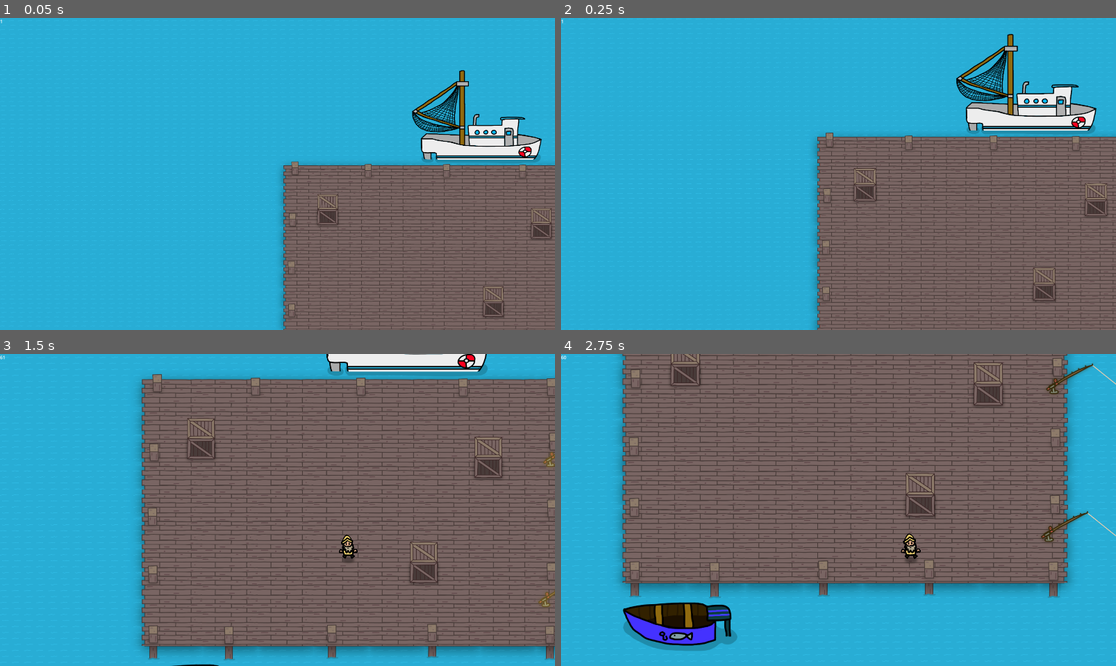
Above: before the commit, frames 1-4 (two rows, left to right).
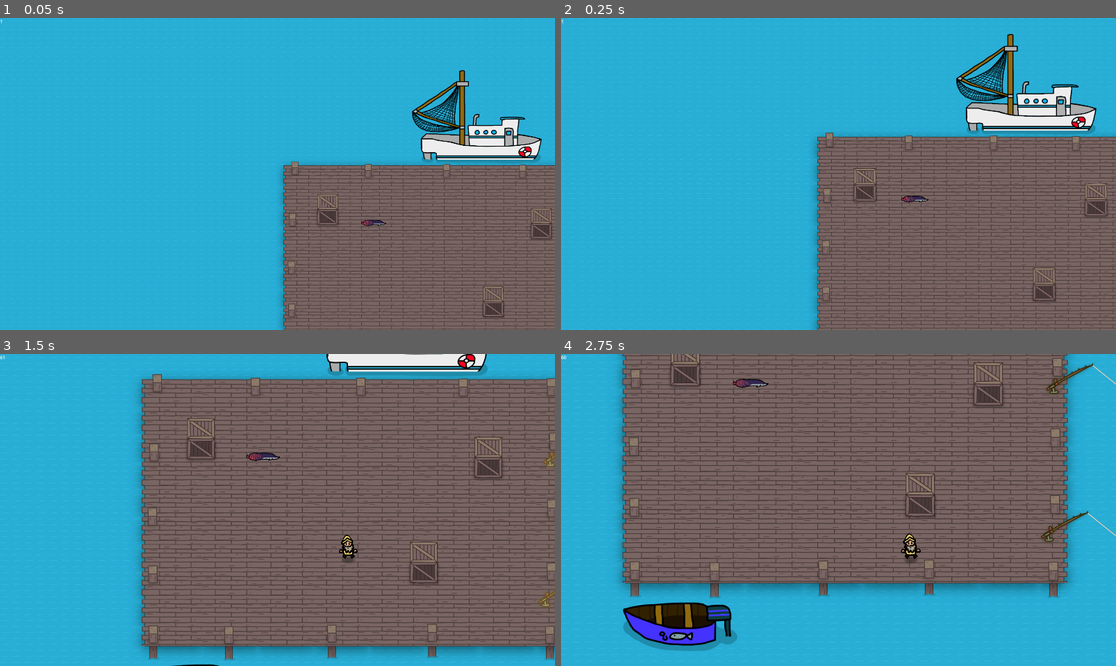
Above: after the commit, the same moments.

Repository: ZevDev54/FishermansWhar
Game: Godot game, scene res://Scenes/GameContainer.tscn
The game is run twice, just before and just after one commit, with the same random seed, the same clock (stepped at 60 frames per second) and the same inputs.
Inputs:
- Up to frame 1 (0.05 s): no input
- Up to frame 2 (0.25 s): no input
- Up to frame 3 (1.5 s): hold D (move_right) 0.53-1.28 s; tap Space (join) at 0.6 s; hold S (move_down) from 1.28 s (still down); tap E (pickup) at 1.35 s
- Up to frame 4 (2.75 s): release S (move_down) at 2.03 s; hold D (move_right) from 2.03 s (still down); tap Space (join) at 2.1 s

The runs differ from the first frame. In frame 1, less than 0.1% of the frame differs, in the area x 65-70%, y 64-67%; in frame 2, less than 0.1%; in frame 3, 0.1%; in frame 4, 0.1%, in the area x 30-38%, y 8-11%.

Commit message:
Add explosions! :0 and shorten player hit effect

Diff:
--- a/Scenes/DestroyAfterTime.gd
+++ b/Scenes/DestroyAfterTime.gd
@@ -1,9 +1,14 @@
-extends Node2D
+extends Node
 
+@export var destroy_target : Node
 @export var destroy_time := 3.0;
 
 
 func _process(delta):
 	destroy_time -= delta;
 	if destroy_time <= 0:
-		queue_free()
+		if(destroy_target):
+			destroy_target.queue_free()
+		else:
+			print("no destroy target, destroying self..")
+			queue_free()
--- /dev/null
+++ b/Scenes/ExplosionDamager.gd
@@ -0,0 +1,50 @@
+extends DamageSource
+class_name ExplosionDamager
+
+@export var damage_area : Area2D;
+
+@export var particles : GPUParticles2D
+
+@export var damage_pulse_rate = 0.2;
+var damage_pulse_timer := 0.0;
+
+@export var active_time = 1.0;
+
+func _ready():
+	pass
+
+
+func _process(delta):
+	if damage_pulse_timer >= 0:
+		damage_pulse_timer -= delta;
+	else:
+		damage_pulse_timer = damage_pulse_rate;
+		damage_overlapping();
+
+	if active_time >= 0:
+		active_time -= delta;
+	else:
+		queue_free();
+
+
+
+
+func damage_overlapping():
+	particles.emitting = true;
+	var contacts = damage_area.get_overlapping_areas();
+	# print(str(contacts))
+
+	for contact in contacts:
+		var hurt = contact as HurtBox
+		if hurt:
+			deal_damage(hurt.damageable)
+			print("dealt damage to: "+str(hurt))
+
+func deal_damage(damageable : Damageable) -> bool:
+	var result : HitEvent = damageable.take_damage(damage, unique_id_source)
+
+
+
+	if(result.damage == 0): return false;
+
+	return true;
--- a/Scenes/TrackingProjectile.gd
+++ b/Scenes/TrackingProjectile.gd
@@ -1,6 +1,7 @@
 extends Projectile
 
 var heading;
+
 
 
 func _physics_process(delta):
@@ -12,4 +13,16 @@
 	var hit_fx_instance = hit_fx.instantiate()
 	hit_fx_instance.global_position = rigidbody.position;
 	Singletons.Projectiles.add_projectile_child(hit_fx_instance)
+
+	var explosion = hit_fx_instance as ExplosionDamager;
+	if(explosion):
+		explosion.unique_id_source = unique_id_source
+	else:
+		print("You done goof, hitfx is not explosion!")
 	queue_free();
+
+func _on_area_2d_area_entered(area:Area2D):
+	var hurtbox = (area as HurtBox) # area as HitBox
+
+	if(hurtbox):
+		hit_behavior();
--- a/Scenes/arapaima_projectile.tscn
+++ b/Scenes/arapaima_projectile.tscn
@@ -1,8 +1,8 @@
 [gd_scene load_steps=30 format=3 uid="uid://0ehk8qer6v1o"]
 
 [ext_resource type="Script" path="res://Scenes/TrackingProjectile.gd" id="1_0v26v"]
-[ext_resource type="PackedScene" uid="uid://7rg4wsra1m3o" path="res://Scenes/hit_fx.tscn" id="2_eb4ai"]
 [ext_resource type="Texture2D" uid="uid://cg41s5ymwfqst" path="res://Sprites/Bullets/BulletColor.png" id="2_facvu"]
+[ext_resource type="PackedScene" uid="uid://br7nspcnwu6y4" path="res://Scenes/explosion.tscn" id="2_gjxvm"]
 [ext_resource type="Script" path="res://Scenes/SmoothGraphics.gd" id="3_ig256"]
 [ext_resource type="Texture2D" uid="uid://buymndvyoj20x" path="res://Sprites/Bullets/TrackingBullet/BulletInside.png" id="4_7oh42"]
 [ext_resource type="Shader" path="res://Scenes/ColorBlend.gdshader" id="5_c4lfc"]
@@ -74,6 +74,23 @@
 "transitions": PackedFloat32Array(1),
 "update": 0,
 "values": [0.0]
+}
+
+[sub_resource type="Animation" id="Animation_6ub1m"]
+resource_name = "SwayingBullet"
+length = 0.4
+loop_mode = 1
+tracks/0/type = "value"
+tracks/0/imported = false
+tracks/0/enabled = true
+tracks/0/path = NodePath("..:rotation")
+tracks/0/interp = 4
+tracks/0/loop_wrap = true
+tracks/0/keys = {
+"times": PackedFloat32Array(0, 0.1, 0.2, 0.3),
+"transitions": PackedFloat32Array(1, 1, 1, 1),
+"update": 0,
+"values": [0.0, 0.0872665, 0.0, -0.0872665]
 }
 
 [sub_resource type="Animation" id="Animation_wkgql"]
@@ -105,22 +122,17 @@
 "update": 0,
 "values": [0.0, 1.0]
 }
-
-[sub_resource type="Animation" id="Animation_6ub1m"]
-resource_name = "SwayingBullet"
-length = 0.4
-loop_mode = 1
-tracks/0/type = "value"
-tracks/0/imported = false
-tracks/0/enabled = true
-tracks/0/path = NodePath("..:rotation")
-tracks/0/interp = 4
-tracks/0/loop_wrap = true
-tracks/0/keys = {
-"times": PackedFloat32Array(0, 0.1, 0.2, 0.3),
-"transitions": PackedFloat32Array(1, 1, 1, 1),
-"update": 0,
-"values": [0.0, 0.0872665, 0.0, -0.0872665]
+tracks/2/type = "value"
+tracks/2/imported = false
+tracks/2/enabled = true
+tracks/2/path = NodePath("..:rotation")
+tracks/2/interp = 1
+tracks/2/loop_wrap = true
+tracks/2/keys = {
+"times": PackedFloat32Array(0, 0.05, 0.15),
+"transitions": PackedFloat32Array(1, 1, 1),
+"update": 0,
+"values": [0.0, 0.0349066, -0.0349066]
 }
 
 [sub_resource type="AnimationLibrary" id="AnimationLibrary_yfgbt"]
@@ -193,7 +205,7 @@
 script = ExtResource("1_0v26v")
 gfx = NodePath("GFX/GFXScale/Node/FlatRotation")
 rigidbody = NodePath(".")
-hit_fx = ExtResource("2_eb4ai")
+hit_fx = ExtResource("2_gjxvm")
 
 [node name="GFX" type="Node2D" parent="."]
 
@@ -215,28 +227,32 @@
 max_move_amount = 60.0
 
 [node name="FlatRotation" type="Node2D" parent="GFX/GFXScale/Node"]
-
-[node name="ProjectileColorer" type="Node2D" parent="GFX/GFXScale/Node/FlatRotation"]
+rotation = 0.0316053
+
+[node name="Rotationhandle" type="Node2D" parent="GFX/GFXScale/Node/FlatRotation"]
+
+[node name="ProjectileColorer" type="Node2D" parent="GFX/GFXScale/Node/FlatRotation/Rotationhandle"]
 z_index = 6
 scale = Vector2(0.2, 0.2)
 
-[node name="fill" type="Sprite2D" parent="GFX/GFXScale/Node/FlatRotation/ProjectileColorer"]
+[node name="fill" type="Sprite2D" parent="GFX/GFXScale/Node/FlatRotation/Rotationhandle/ProjectileColorer"]
 position = Vector2(0, 1.25)
 scale = Vector2(1, 1.07143)
 texture = ExtResource("4_7oh42")
 
-[node name="outline" type="Sprite2D" parent="GFX/GFXScale/Node/FlatRotation/ProjectileColorer"]
+[node name="outline" type="Sprite2D" parent="GFX/GFXScale/Node/FlatRotation/Rotationhandle/ProjectileColorer"]
 material = SubResource("ShaderMaterial_hye3s")
 texture = ExtResource("6_odkca")
 
-[node name="AnimationPlayer" type="AnimationPlayer" parent="GFX/GFXScale/Node/FlatRotation/ProjectileColorer"]
+[node name="AnimationPlayer" type="AnimationPlayer" parent="GFX/GFXScale/Node/FlatRotation/Rotationhandle/ProjectileColorer"]
 libraries = {
 "": SubResource("AnimationLibrary_yfgbt")
 }
 autoplay = "bullet_flashing"
 
-[node name="GPUParticles2D" type="GPUParticles2D" parent="GFX/GFXScale/Node/FlatRotation"]
+[node name="GPUParticles2D" type="GPUParticles2D" parent="GFX/GFXScale/Node/FlatRotation/Rotationhandle"]
 position = Vector2(-8, 0)
+scale = Vector2(1, 1)
 amount = 64
 process_material = SubResource("ParticleProcessMaterial_jdent")
 texture = ExtResource("7_djo87")
--- a/Scenes/explosion.tscn
+++ b/Scenes/explosion.tscn
@@ -1,6 +1,7 @@
-[gd_scene load_steps=11 format=3 uid="uid://br7nspcnwu6y4"]
+[gd_scene load_steps=13 format=3 uid="uid://br7nspcnwu6y4"]
 
 [ext_resource type="Texture2D" uid="uid://dep76h83p1adu" path="res://Sprites/Bullets/TrackingBullet/TrailCloud2.png" id="1_ijtfr"]
+[ext_resource type="Script" path="res://Scenes/ExplosionDamager.gd" id="1_ud27q"]
 
 [sub_resource type="Curve" id="Curve_gdsm2"]
 _data = [Vector2(0.633065, 1), 0.0, 0.0, 0, 0, Vector2(1, 0), 0.0, 0.0, 0, 0]
@@ -39,8 +40,8 @@
 angle_min = -57.5
 angle_max = 396.5
 spread = 180.0
-initial_velocity_min = 60.0
-initial_velocity_max = 200.0
+initial_velocity_min = 50.0
+initial_velocity_max = 100.0
 gravity = Vector3(0, 0, 0)
 damping_min = 10.0
 damping_max = 10.0
@@ -53,12 +54,30 @@
 turbulence_noise_speed = Vector3(1, 1, 0)
 turbulence_influence_over_life = SubResource("CurveTexture_mhuhq")
 
-[node name="Explosion" type="Node2D"]
+[sub_resource type="CircleShape2D" id="CircleShape2D_c67nw"]
+radius = 25.0
+
+[node name="Explosion" type="Node2D" node_paths=PackedStringArray("damage_area", "particles")]
+script = ExtResource("1_ud27q")
+damage_area = NodePath("Area2D")
+particles = NodePath("GPUParticles2D")
+damage_pulse_rate = 0.1
+damage = 20
 
 [node name="GPUParticles2D" type="GPUParticles2D" parent="."]
-position = Vector2(-8, 0)
+emitting = false
 amount = 64
 process_material = SubResource("ParticleProcessMaterial_n06g8")
 texture = ExtResource("1_ijtfr")
 lifetime = 0.5
+one_shot = true
 explosiveness = 1.0
+
+[node name="Area2D" type="Area2D" parent="."]
+scale = Vector2(1.52, 1.48)
+collision_layer = 4
+collision_mask = 4
+
+[node name="CollisionShape2D" type="CollisionShape2D" parent="Area2D"]
+shape = SubResource("CircleShape2D_c67nw")
+debug_color = Color(0.941548, 1.03962e-05, 0.610104, 0.42)
--- a/Scenes/fishing_rod.tscn
+++ b/Scenes/fishing_rod.tscn
@@ -443,7 +443,7 @@
 [node name="FishingLine" type="Line2D" parent="." node_paths=PackedStringArray("attach_point1", "attach_point2")]
 z_index = -1
 position = Vector2(93.75, -62.75)
-points = PackedVector2Array(0, 0, 152, 87.9456)
+points = PackedVector2Array(0, 0, 152, 85.275)
 closed = true
 width = 2.0
 default_color = Color(0.890196, 0.811765, 0.705882, 1)
--- a/Scenes/player.tscn
+++ b/Scenes/player.tscn
@@ -51,7 +51,7 @@
 
 [sub_resource type="Animation" id="Animation_aqvt3"]
 resource_name = "player_hurt"
-length = 0.14
+length = 0.06
 step = 0.02
 tracks/0/type = "value"
 tracks/0/imported = false
@@ -60,10 +60,10 @@
 tracks/0/interp = 1
 tracks/0/loop_wrap = true
 tracks/0/keys = {
-"times": PackedFloat32Array(0, 0.05, 0.1, 0.14),
-"transitions": PackedFloat32Array(1, 1, 1, 1),
-"update": 0,
-"values": [Vector2(1, 1), Vector2(1, 0.9), Vector2(0.95, 1), Vector2(1, 1)]
+"times": PackedFloat32Array(0, 0.02, 0.06),
+"transitions": PackedFloat32Array(1, 1, 1),
+"update": 0,
+"values": [Vector2(1, 1), Vector2(1.1, 0.8), Vector2(1, 1)]
 }
 tracks/1/type = "value"
 tracks/1/imported = false
@@ -72,14 +72,14 @@
 tracks/1/interp = 1
 tracks/1/loop_wrap = true
 tracks/1/keys = {
-"times": PackedFloat32Array(0, 0.05, 0.14),
+"times": PackedFloat32Array(0, 0.02, 0.06),
 "transitions": PackedFloat32Array(1, 1, 1),
 "update": 0,
 "values": [Vector2(-2, -5), Vector2(-2, -3), Vector2(-2, -5)]
 }
 tracks/2/type = "value"
 tracks/2/imported = false
-tracks/2/enabled = false
+tracks/2/enabled = true
 tracks/2/path = NodePath("AudioStreamPlayer2D:playing")
 tracks/2/interp = 1
 tracks/2/loop_wrap = true
@@ -96,7 +96,7 @@
 tracks/3/interp = 1
 tracks/3/loop_wrap = true
 tracks/3/keys = {
-"times": PackedFloat32Array(0.04, 0.14),
+"times": PackedFloat32Array(0, 0.06),
 "transitions": PackedFloat32Array(1, 1),
 "update": 0,
 "values": [1.0, 0.0]
--- a/Scenes/projectile.gd
+++ b/Scenes/projectile.gd
@@ -82,7 +82,8 @@
 	# print("contacted area: ",area);
 	if(hurtbox):
 		deal_damage(hurtbox.damageable);
-		# print("damage!");
+		# print("what the hellll")
+		print("projectile damage!");
 
 
 func _on_body_entered(body):
--- a/Scenes/projectile.tscn
+++ b/Scenes/projectile.tscn
@@ -1,7 +1,7 @@
 [gd_scene load_steps=20 format=3 uid="uid://b8lktjk7xd8cp"]
 
 [ext_resource type="Texture2D" uid="uid://cg41s5ymwfqst" path="res://Sprites/Bullets/BulletColor.png" id="1_5qfxu"]
-[ext_resource type="Script" path="res://Scenes/TrackingProjectile.gd" id="1_ls7ot"]
+[ext_resource type="Script" path="res://Scenes/projectile.gd" id="1_lw6b6"]
 [ext_resource type="PackedScene" uid="uid://7rg4wsra1m3o" path="res://Scenes/hit_fx.tscn" id="2_sntox"]
 [ext_resource type="Shader" path="res://Scenes/ColorBlend.gdshader" id="3_km8gh"]
 [ext_resource type="Script" path="res://Scenes/SmoothGraphics.gd" id="3_mk621"]
@@ -118,8 +118,8 @@
 continuous_cd = 1
 max_contacts_reported = 1
 contact_monitor = true
-script = ExtResource("1_ls7ot")
-gfx = NodePath("GFX/GFXScale/GraphicsSmoother/ProjectileColorer")
+script = ExtResource("1_lw6b6")
+gfx = NodePath("GFX")
 rigidbody = NodePath(".")
 hit_fx = ExtResource("2_sntox")
 
@@ -171,7 +171,6 @@
 collision_mask = 4
 
 [node name="CollisionShape2D" type="CollisionShape2D" parent="HitBox"]
-visible = false
 shape = SubResource("CircleShape2D_lpn1b")
 debug_color = Color(0.974344, 0, 0.427458, 0.42)
 
--- a/Scenes/world.tscn
+++ b/Scenes/world.tscn
@@ -1,8 +1,6 @@
-[gd_scene load_steps=18 format=3 uid="uid://dy1v8qv6rfib2"]
+[gd_scene load_steps=15 format=3 uid="uid://dy1v8qv6rfib2"]
 
-[ext_resource type="PackedScene" uid="uid://8vp2oxwy362n" path="res://Scenes/guns/perch.tscn" id="2_u6gx3"]
-[ext_resource type="PackedScene" uid="uid://clqrjeublql8t" path="res://Scenes/guns/sardine_smg.tscn" id="4_4sfye"]
-[ext_resource type="PackedScene" uid="uid://cfr0y8npg88sk" path="res://Scenes/guns/salmon.tscn" id="4_uldyd"]
+[ext_resource type="PackedScene" uid="uid://cxu7wqccchb4t" path="res://Scenes/guns/arapaima.tscn" id="1_f7i63"]
 [ext_resource type="Texture2D" uid="uid://dfjcs5ocibk1c" path="res://Sprites/levels/NewDocks/Water.png" id="5_uhwbv"]
 [ext_resource type="Shader" path="res://Scenes/ShiftingWaves.gdshader" id="7_s58v6"]
 [ext_resource type="Texture2D" uid="uid://dp8jn7on44tdd" path="res://Sprites/levels/NewDocks/DarkDockTilingDetailed.png" id="8_5whq7"]
@@ -13,7 +11,6 @@
 [ext_resource type="PackedScene" uid="uid://v0kw1q8bpns1" path="res://Scenes/LevelBits/crate.tscn" id="14_62lr8"]
 [ext_resource type="Texture2D" uid="uid://dtxeacrg0103e" path="res://Sprites/levels/docks/Small Boat.png" id="14_k6ngi"]
 [ext_resource type="PackedScene" uid="uid://camcrc6s3uibu" path="res://Scenes/fishing_rod.tscn" id="14_p12ux"]
-[ext_resource type="PackedScene" uid="uid://cvoqtax3kbn3h" path="res://Scenes/guns/bass.tscn" id="17_56837"]
 
 [sub_resource type="ShaderMaterial" id="ShaderMaterial_aber6"]
 shader = ExtResource("7_s58v6")
@@ -27,21 +24,9 @@
 [node name="World" type="Node2D"]
 
 [node name="FishContainer" type="Node2D" parent="."]
-visible = false
 
-[node name="Salmon" parent="FishContainer" instance=ExtResource("4_uldyd")]
-z_index = 5
-position = Vector2(512, 248)
-
-[node name="Perch" parent="FishContainer" instance=ExtResource("2_u6gx3")]
-z_index = 5
-position = Vector2(202, 472)
-
-[node name="Bass" parent="FishContainer" instance=ExtResource("17_56837")]
-position = Vector2(840, 564)
-
-[node name="SardineSMG" parent="FishContainer" instance=ExtResource("4_4sfye")]
-position = Vector2(706, 160)
+[node name="Arapaima" parent="FishContainer" instance=ExtResource("1_f7i63")]
+position = Vector2(333, 190)
 
 [node name="Level" type="Node2D" parent="."]
 
--- a/Scripts/DamageSource.gd
+++ b/Scripts/DamageSource.gd
@@ -6,5 +6,5 @@
 
 
 
-func deal_damage(damageable):
+func deal_damage(damageable : Damageable):
     pass;
Not shown: 2 places in Scenes/arapaima_projectile.tscn that only renumber resources
Not shown, changed: Sprites/psd/FwharPlayer.psd
